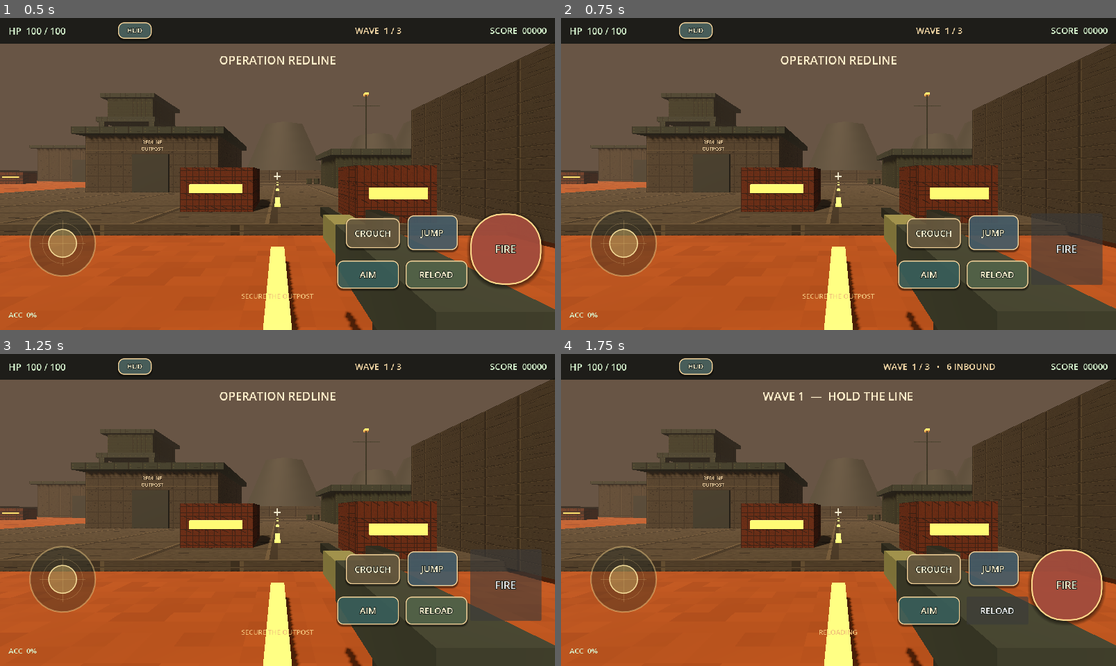
Above: before the commit, frames 1-4 (two rows, left to right).
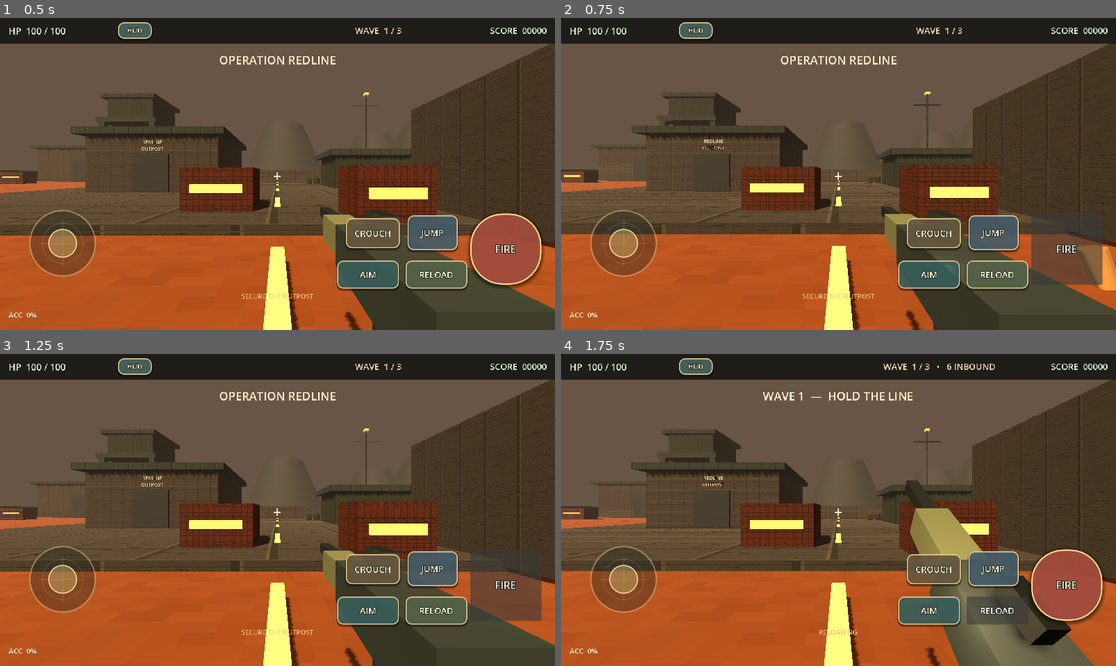
Above: after the commit, the same moments.

Repository: black-glass-dev/2D-Game
Game: Godot game, scene res://scenes/Main.tscn
Two runs of this game, one before a commit and one after it. Both use one fixed random seed, a clock stepped at 60 frames per second and the inputs below.
Inputs:
- Up to frame 1 (0.5 s): no input
- Up to frame 2 (0.75 s): click "FIRE" at 0.5 s
- Up to frame 3 (1.25 s): no input
- Up to frame 4 (1.75 s): click "RELOAD" at 1.25 s

Frame 1 is identical in both runs. In frame 2, 4.2% of the frame differs, in the area x 0-100%, y 8-100%; in frame 3, 0.2%; in frame 4, 8.6%.

Commit message:
feat: add polished rifle feedback and recoil
Co-authored-by: arena-agent <297053741+arena-agent@users.noreply.github.com>

Diff:
--- a/scripts/main.gd
+++ b/scripts/main.gd
@@ -56,6 +56,7 @@
 
 	rifle = ServiceRifle.new()
 	player.camera.add_child(rifle)
+	rifle.bind_player(player)
 	rifle.ammo_changed.connect(_on_ammo_changed)
 	rifle.weapon_message.connect(_set_status)
 	rifle.shot_resolved.connect(_on_shot_resolved)
--- a/scripts/player.gd
+++ b/scripts/player.gd
@@ -31,10 +31,12 @@
 const SLIDE_START_SPEED := 8.1
 const SLIDE_END_SPEED := 3.0
 const MANTLE_DURATION := 0.22
+const LANDING_SOUND := preload("res://assets/audio/landing_thump.wav")
 
 var health := MAX_HEALTH
 var camera: Camera3D
 var head: Node3D
+var recoil_pivot: Node3D
 var is_aiming := false
 var is_sprinting := false
 var is_crouching := false
@@ -66,6 +68,8 @@
 var landing_dip := 0.0
 var bob_phase := 0.0
 var current_move_input := Vector2.ZERO
+var recoil_rotation := Vector2.ZERO
+var landing_audio: AudioStreamPlayer
 
 func _ready() -> void:
 	name = "Player"
@@ -84,12 +88,15 @@
 	head.name = "Head"
 	head.position.y = STAND_HEAD_HEIGHT
 	add_child(head)
+	recoil_pivot = Node3D.new()
+	recoil_pivot.name = "Recoil pivot"
+	head.add_child(recoil_pivot)
 	camera = Camera3D.new()
 	camera.name = "PlayerCamera"
 	camera.current = true
 	camera.near = 0.05
 	camera.fov = 74.0
-	head.add_child(camera)
+	recoil_pivot.add_child(camera)
 
 	var fill := OmniLight3D.new()
 	fill.name = "Weapon fill light"
@@ -98,6 +105,11 @@
 	fill.omni_range = 3.2
 	fill.position = Vector3(0.24, -0.2, -0.45)
 	camera.add_child(fill)
+	landing_audio = AudioStreamPlayer.new()
+	landing_audio.name = "Landing thump"
+	landing_audio.stream = LANDING_SOUND
+	landing_audio.volume_db = -12.0
+	add_child(landing_audio)
 	if not _is_mobile():
 		Input.mouse_mode = Input.MOUSE_MODE_CAPTURED
 	health_changed.emit(health, MAX_HEALTH)
@@ -231,6 +243,9 @@
 	if not previous_floor and grounded_now and vertical_before_move < -2.0:
 		var impact := clampf(-vertical_before_move / 13.0, 0.0, 1.0)
 		landing_dip = -lerpf(0.018, 0.09, impact)
+		if landing_audio != null:
+			landing_audio.volume_db = lerpf(-19.0, -8.0, impact)
+			landing_audio.play()
 		landed.emit(impact)
 	previous_floor = grounded_now
 	_update_view(delta)
@@ -353,6 +368,10 @@
 		velocity = Vector3.ZERO
 
 func _update_view(delta: float) -> void:
+	if recoil_pivot != null:
+		recoil_rotation = recoil_rotation.lerp(Vector2.ZERO, _smooth_weight(delta, 8.5))
+		recoil_pivot.rotation.x = lerpf(recoil_pivot.rotation.x, recoil_rotation.x, _smooth_weight(delta, 24.0))
+		recoil_pivot.rotation.y = lerpf(recoil_pivot.rotation.y, recoil_rotation.y, _smooth_weight(delta, 24.0))
 	var horizontal_speed := _horizontal_speed()
 	var moving_factor := clampf(horizontal_speed / SPRINT_SPEED, 0.0, 1.0)
 	var bob_speed := 7.0 + horizontal_speed * 1.35
@@ -381,6 +400,14 @@
 func set_aim(enabled: bool) -> void:
 	is_aiming = enabled and not is_sprinting and not is_sliding
 
+func add_recoil(vertical_degrees: float, horizontal_degrees: float) -> void:
+	# Recoil is an independent pivot, so recovery never fights direct look input.
+	recoil_rotation.x = clampf(recoil_rotation.x - deg_to_rad(vertical_degrees), deg_to_rad(-13.0), deg_to_rad(2.0))
+	recoil_rotation.y = clampf(recoil_rotation.y + deg_to_rad(horizontal_degrees), deg_to_rad(-5.0), deg_to_rad(5.0))
+
+func get_move_amount() -> float:
+	return current_move_input.length()
+
 func get_accuracy_multiplier() -> float:
 	if is_crouching:
 		return 0.58
--- a/scripts/rifle.gd
+++ b/scripts/rifle.gd
@@ -10,29 +10,54 @@
 const FIRE_INTERVAL := 0.105
 const RELOAD_TIME := 1.25
 const DAMAGE := 34
+const RANGE := 80.0
+const BASE_SPREAD := 0.0058
+const MAX_BLOOM := 0.034
+const RECOIL_PATTERN := [
+	Vector2(1.15, 0.18), Vector2(1.35, -0.22), Vector2(1.58, 0.32),
+	Vector2(1.74, -0.36), Vector2(1.92, 0.24), Vector2(2.10, -0.18)
+]
+const SHOT_SOUND := preload("res://assets/audio/rifle_shot.wav")
+const RELOAD_SOUND := preload("res://assets/audio/reload_click.wav")
 
 var ammo := MAGAZINE_SIZE
 var reserve := STARTING_RESERVE
 var cooldown := 0.0
 var reload_left := 0.0
 var muzzle_flash: MeshInstance3D
+var muzzle_light: OmniLight3D
 var gun_root: Node3D
+var owner_player: OutpostPlayer
+var effects: WeaponEffects
+var shot_audio: AudioStreamPlayer
+var reload_audio: AudioStreamPlayer
+var bloom := 0.0
+var shot_serial := 0
+var visual_recoil := 0.0
 
 func _ready() -> void:
 	name = "Service Rifle"
 	_build_model()
+	_build_audio()
+	_build_effects_pool()
 	ammo_changed.emit(ammo, reserve)
+
+func bind_player(player_value: OutpostPlayer) -> void:
+	owner_player = player_value
 
 func _process(delta: float) -> void:
 	cooldown = maxf(cooldown - delta, 0.0)
+	bloom = move_toward(bloom, 0.0, delta * 0.026)
+	visual_recoil = move_toward(visual_recoil, 0.0, delta * 9.0)
 	if reload_left > 0.0:
 		reload_left -= delta
 		if reload_left <= 0.0:
 			_complete_reload()
 	if muzzle_flash != null:
 		muzzle_flash.visible = cooldown > FIRE_INTERVAL * 0.45
-	if gun_root != null:
-		gun_root.rotation.x = lerpf(gun_root.rotation.x, 0.0, minf(delta * 14.0, 1.0))
+	if muzzle_light != null:
+		muzzle_light.light_energy = 2.5 if cooldown > FIRE_INTERVAL * 0.45 else 0.0
+	_update_weapon_pose(delta)
 
 func try_fire(camera: Camera3D) -> bool:
 	if reload_left > 0.0 or cooldown > 0.0:
@@ -42,26 +67,39 @@
 		return false
 	ammo -= 1
 	cooldown = FIRE_INTERVAL
+	shot_serial += 1
+	var recoil_step: Vector2 = RECOIL_PATTERN[(shot_serial - 1) % RECOIL_PATTERN.size()]
+	if owner_player != null:
+		owner_player.add_recoil(recoil_step.x, recoil_step.y)
+	bloom = minf(MAX_BLOOM, bloom + 0.0048 * _accuracy_multiplier())
+	visual_recoil = 1.0
 	ammo_changed.emit(ammo, reserve)
-	if gun_root != null:
-		gun_root.rotation.x = deg_to_rad(-5.5)
+	_play_sound(shot_audio)
+
 	var origin: Vector3 = camera.global_position
-	var direction: Vector3 = -camera.global_transform.basis.z
-	var query := PhysicsRayQueryParameters3D.create(origin, origin + direction * 80.0, 5)
+	var direction := _shot_direction(camera)
+	var destination := origin + direction * RANGE
+	var impact_normal := Vector3.UP
+	var query := PhysicsRayQueryParameters3D.create(origin, destination, 5)
 	query.collide_with_areas = false
-	var player := camera.get_parent().get_parent()
-	if player is CollisionObject3D:
-		query.exclude = [player.get_rid()]
+	if owner_player != null:
+		query.exclude = [owner_player.get_rid()]
 	var hit := camera.get_world_3d().direct_space_state.intersect_ray(query)
-	if hit.is_empty():
-		shot_resolved.emit(false, "")
-		return true
-	var collider: Object = hit.get("collider")
-	if collider != null and collider.has_method("take_damage"):
-		collider.take_damage(DAMAGE)
-		shot_resolved.emit(true, collider.name)
-	else:
-		shot_resolved.emit(false, "")
+	var hit_target := false
+	var target_name := ""
+	if not hit.is_empty():
+		destination = hit["position"]
+		impact_normal = hit["normal"]
+		var collider: Object = hit.get("collider")
+		if collider != null and collider.has_method("take_damage"):
+			collider.take_damage(DAMAGE)
+			hit_target = true
+			target_name = collider.name
+	if effects != null:
+		effects.emit_shot(origin, destination, impact_normal, not hit.is_empty())
+		if gun_root != null:
+			effects.emit_casing(gun_root.global_position + camera.global_transform.basis.x * 0.10, camera.global_transform.basis.x, camera.global_transform.basis.y, shot_serial)
+	shot_resolved.emit(hit_target, target_name)
 	return true
 
 func start_reload() -> void:
@@ -69,6 +107,7 @@
 		return
 	reload_left = RELOAD_TIME
 	weapon_message.emit("RELOADING")
+	_play_sound(reload_audio)
 
 func _complete_reload() -> void:
 	var needed := MAGAZINE_SIZE - ammo
@@ -77,6 +116,67 @@
 	reserve -= moved
 	ammo_changed.emit(ammo, reserve)
 	weapon_message.emit("READY")
+
+func _shot_direction(camera: Camera3D) -> Vector3:
+	var spread := BASE_SPREAD * _accuracy_multiplier() + bloom
+	var noise := Vector2(sin(float(shot_serial) * 12.9898), cos(float(shot_serial) * 78.233))
+	var forward: Vector3 = -camera.global_transform.basis.z
+	var right: Vector3 = camera.global_transform.basis.x
+	var up: Vector3 = camera.global_transform.basis.y
+	return (forward + right * noise.x * spread + up * noise.y * spread).normalized()
+
+func _accuracy_multiplier() -> float:
+	return owner_player.get_accuracy_multiplier() if owner_player != null else 1.0
+
+func _update_weapon_pose(delta: float) -> void:
+	if gun_root == null:
+		return
+	var target_position := Vector3(0.32, -0.28, -0.56)
+	var target_rotation := Vector3.ZERO
+	if owner_player != null and owner_player.is_sprinting:
+		target_position = Vector3(0.52, -0.52, -0.34)
+		target_rotation = Vector3(deg_to_rad(-24.0), deg_to_rad(-13.0), deg_to_rad(8.0))
+	elif owner_player != null and owner_player.is_aiming:
+		target_position = Vector3(0.025, -0.21, -0.39)
+		target_rotation = Vector3(deg_to_rad(-1.2), 0.0, 0.0)
+	else:
+		var movement := owner_player.get_move_amount() if owner_player != null else 0.0
+		target_rotation = Vector3(deg_to_rad(movement * 2.0), deg_to_rad(-movement * 1.6), deg_to_rad(movement * 1.1))
+	if reload_left > 0.0:
+		var reload_progress := 1.0 - maxf(reload_left, 0.0) / RELOAD_TIME
+		var reload_arc := sin(reload_progress * PI)
+		target_position += Vector3(0.08, -0.10 * reload_arc, 0.14 * reload_arc)
+		target_rotation.x += deg_to_rad(42.0 * reload_arc)
+	target_position.z += visual_recoil * 0.072
+	target_rotation.x += deg_to_rad(visual_recoil * 7.0)
+	var smooth := 1.0 - exp(-delta * 16.0)
+	gun_root.position = gun_root.position.lerp(target_position, smooth)
+	gun_root.rotation = gun_root.rotation.lerp(target_rotation, smooth)
+
+func _build_effects_pool() -> void:
+	effects = WeaponEffects.new()
+	var scene_root := get_tree().current_scene
+	if scene_root != null:
+		scene_root.call_deferred("add_child", effects)
+
+func _build_audio() -> void:
+	shot_audio = AudioStreamPlayer.new()
+	shot_audio.name = "Rifle report"
+	shot_audio.stream = SHOT_SOUND
+	shot_audio.volume_db = -5.0
+	add_child(shot_audio)
+	reload_audio = AudioStreamPlayer.new()
+	reload_audio.name = "Reload click"
+	reload_audio.stream = RELOAD_SOUND
+	reload_audio.volume_db = -8.0
+	add_child(reload_audio)
+
+func _play_sound(player_node: AudioStreamPlayer) -> void:
+	if player_node == null:
+		return
+	if player_node.playing:
+		player_node.stop()
+	player_node.play()
 
 func _build_model() -> void:
 	gun_root = Node3D.new()
@@ -102,15 +202,22 @@
 	muzzle_flash.material_override = _mat(Color("fff0c0"), 0.2, Color("ff8d25"), 5.0)
 	muzzle_flash.visible = false
 	gun_root.add_child(muzzle_flash)
-
-func _part(part_name: String, position: Vector3, size: Vector3, material: Material) -> void:
+	muzzle_light = OmniLight3D.new()
+	muzzle_light.name = "Muzzle flash light"
+	muzzle_light.light_color = Color("ff9e41")
+	muzzle_light.light_energy = 0.0
+	muzzle_light.omni_range = 2.3
+	muzzle_light.position = muzzle_flash.position
+	gun_root.add_child(muzzle_light)
+
+func _part(part_name: String, position_value: Vector3, size: Vector3, material: Material) -> void:
 	var visual := MeshInstance3D.new()
 	visual.name = part_name
 	var mesh := BoxMesh.new()
 	mesh.size = size
 	visual.mesh = mesh
 	visual.material_override = material
-	visual.position = position
+	visual.position = position_value
 	gun_root.add_child(visual)
 
 func _mat(color: Color, roughness: float, emission := Color.TRANSPARENT, energy := 0.0) -> StandardMaterial3D:
--- /dev/null
+++ b/scripts/weapon_effects.gd
@@ -0,0 +1,143 @@
+class_name WeaponEffects
+extends Node3D
+
+## Small fixed pools prevent a burst of automatic fire from allocating new Nodes.
+## These meshes are intentionally low-poly/emissive to suit the existing pixel-art
+## presentation and stay inexpensive on compatibility-renderer Android devices.
+const POOL_SIZE := 14
+
+var effects_enabled := true
+var tracer_pool: Array[MeshInstance3D] = []
+var impact_pool: Array[MeshInstance3D] = []
+var casing_pool: Array[MeshInstance3D] = []
+var tracer_life := PackedFloat32Array()
+var impact_life := PackedFloat32Array()
+var casing_life := PackedFloat32Array()
+var casing_velocity: Array[Vector3] = []
+var tracer_cursor := 0
+var impact_cursor := 0
+var casing_cursor := 0
+
+func _ready() -> void:
+	name = "Pooled weapon effects"
+	_build_pools()
+
+func set_effects_enabled(enabled: bool) -> void:
+	effects_enabled = enabled
+	visible = enabled
+
+func emit_shot(origin: Vector3, destination: Vector3, impact_normal: Vector3, show_impact: bool) -> void:
+	if not effects_enabled:
+		return
+	_spawn_tracer(origin, destination)
+	if show_impact:
+		_spawn_impact(destination, impact_normal)
+
+func emit_casing(origin: Vector3, right: Vector3, upward: Vector3, serial: int) -> void:
+	if not effects_enabled:
+		return
+	var index := casing_cursor
+	casing_cursor = (casing_cursor + 1) % POOL_SIZE
+	var casing := casing_pool[index]
+	casing.global_position = origin
+	casing.global_rotation = Vector3(float(serial % 4) * 0.35, 0.0, 0.0)
+	casing.visible = true
+	casing_life[index] = 0.72
+	var side := 1.2 + float(serial % 3) * 0.12
+	casing_velocity[index] = right.normalized() * side + upward.normalized() * 1.05
+
+func _process(delta: float) -> void:
+	for index in range(POOL_SIZE):
+		if tracer_life[index] > 0.0:
+			tracer_life[index] -= delta
+			if tracer_life[index] <= 0.0:
+				tracer_pool[index].visible = false
+		if impact_life[index] > 0.0:
+			impact_life[index] -= delta
+			if impact_life[index] <= 0.0:
+				impact_pool[index].visible = false
+		if casing_life[index] > 0.0:
+			casing_life[index] -= delta
+			var casing := casing_pool[index]
+			var velocity_value: Vector3 = casing_velocity[index]
+			velocity_value.y -= 8.0 * delta
+			casing_velocity[index] = velocity_value
+			casing.global_position += velocity_value * delta
+			casing.rotate_x(11.0 * delta)
+			casing.rotate_z(7.0 * delta)
+			if casing_life[index] <= 0.0:
+				casing.visible = false
+
+func _build_pools() -> void:
+	tracer_life.resize(POOL_SIZE)
+	impact_life.resize(POOL_SIZE)
+	casing_life.resize(POOL_SIZE)
+	var tracer_material := _emissive_material(Color("ffd77a"), Color("ff9e3e"), 3.2)
+	var impact_material := _emissive_material(Color("fff0bf"), Color("ffae49"), 3.8)
+	var casing_material := _emissive_material(Color("9b733b"), Color.TRANSPARENT, 0.0)
+	for _index in range(POOL_SIZE):
+		var tracer := MeshInstance3D.new()
+		tracer.name = "Tracer"
+		var tracer_mesh := BoxMesh.new()
+		tracer_mesh.size = Vector3(0.018, 0.018, 1.0)
+		tracer.mesh = tracer_mesh
+		tracer.material_override = tracer_material
+		tracer.visible = false
+		add_child(tracer)
+		tracer_pool.append(tracer)
+
+		var impact := MeshInstance3D.new()
+		impact.name = "Bullet impact spark"
+		var impact_mesh := SphereMesh.new()
+		impact_mesh.radius = 0.055
+		impact_mesh.height = 0.11
+		impact_mesh.radial_segments = 6
+		impact.mesh = impact_mesh
+		impact.material_override = impact_material
+		impact.visible = false
+		add_child(impact)
+		impact_pool.append(impact)
+
+		var casing := MeshInstance3D.new()
+		casing.name = "Ejected casing"
+		var casing_mesh := CylinderMesh.new()
+		casing_mesh.top_radius = 0.025
+		casing_mesh.bottom_radius = 0.032
+		casing_mesh.height = 0.10
+		casing_mesh.radial_segments = 6
+		casing.mesh = casing_mesh
+		casing.material_override = casing_material
+		casing.visible = false
+		add_child(casing)
+		casing_pool.append(casing)
+		casing_velocity.append(Vector3.ZERO)
+
+func _spawn_tracer(origin: Vector3, destination: Vector3) -> void:
+	var index := tracer_cursor
+	tracer_cursor = (tracer_cursor + 1) % POOL_SIZE
+	var tracer := tracer_pool[index]
+	var offset := destination - origin
+	var distance := maxf(offset.length(), 0.05)
+	tracer.global_position = origin.lerp(destination, 0.5)
+	tracer.look_at(destination, Vector3.UP, true)
+	tracer.scale = Vector3(1.0, 1.0, distance)
+	tracer.visible = true
+	tracer_life[index] = 0.045
+
+func _spawn_impact(position_value: Vector3, normal: Vector3) -> void:
+	var index := impact_cursor
+	impact_cursor = (impact_cursor + 1) % POOL_SIZE
+	var impact := impact_pool[index]
+	impact.global_position = position_value + normal.normalized() * 0.02
+	impact.visible = true
+	impact_life[index] = 0.10
+
+func _emissive_material(color: Color, emission: Color, energy: float) -> StandardMaterial3D:
+	var material := StandardMaterial3D.new()
+	material.albedo_color = color
+	material.roughness = 0.7
+	if energy > 0.0:
+		material.emission_enabled = true
+		material.emission = emission
+		material.emission_energy_multiplier = energy
+	return material
Not shown, added: assets/audio/landing_thump.wav
Not shown, added: assets/audio/reload_click.wav
Not shown, added: assets/audio/rifle_shot.wav
